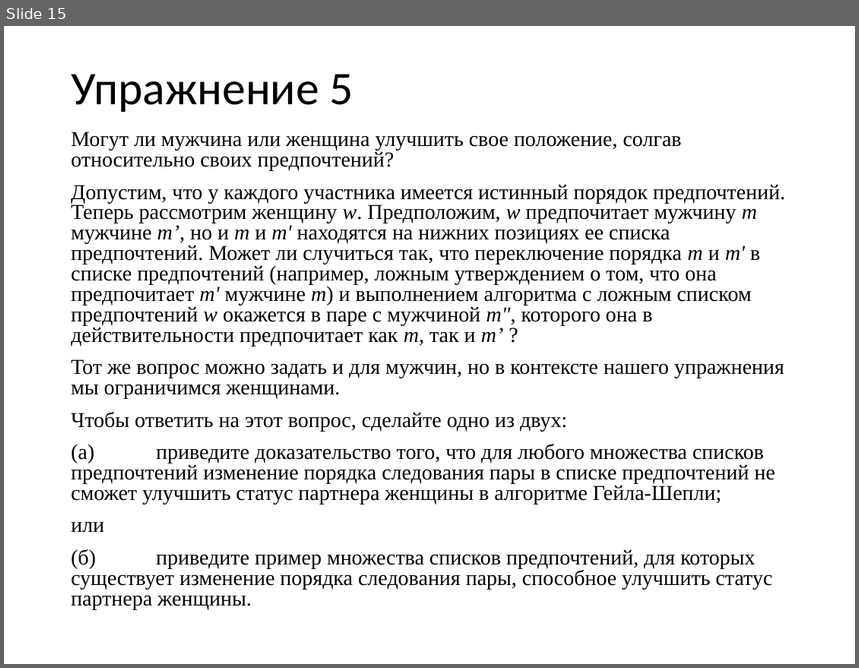
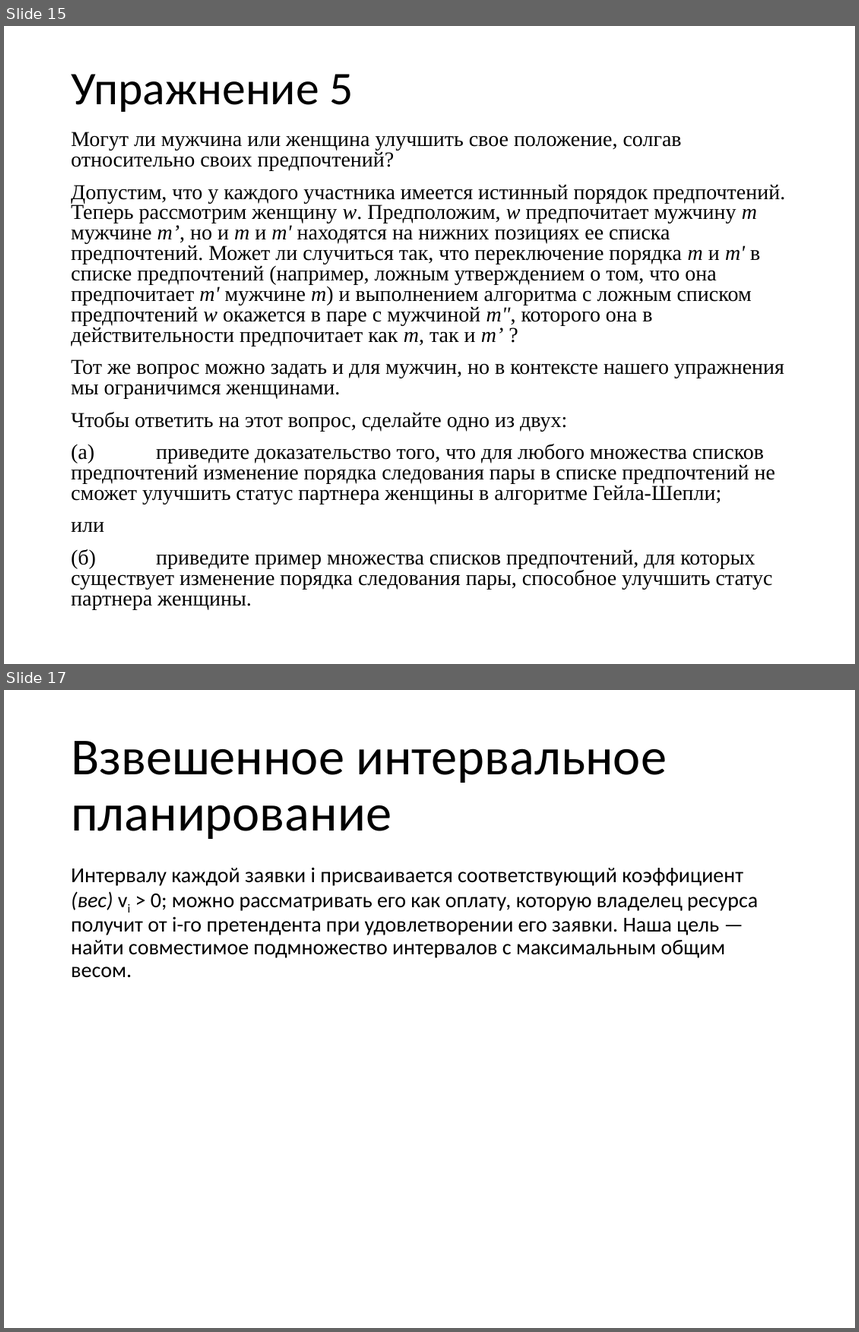
Before and after one commit to sudakov/algo-lab, a slide deck: practice.pptx. Shown one above the other, each under a label of ours: slide 15 before the commit, slides 15 and 17 after it; the slides between them are not shown. The pictures are 859x668 and 859x1332 pixels, drawn with LibreOffice and Linux fonts; fonts in the diff are those of the drawing. Boxes give left, top, right and bottom in pixels: in the first picture for what was removed or moved away, otherwise in the second. Text is boxed around its words. In the diff, an @@ line names an element or a change of style, - is before the commit and + after.

```diff
--- a/practice.pptx
+++ b/practice.pptx
@@ slide 17 added at (4, 690, 855, 1328), background #FFFFFF @@
@@ title added at (71, 741, 667, 839), 44 pt, text #000000 @@
+Взвешенное интервальное планирование
@@ text added at (71, 867, 758, 978), 18 pt, text #000000 @@
+Интервалу каждой заявки i присваивается соответствующий коэффициент (вес) vi > 0; можно рассматривать его как оплату, которую владелец ресурса получит от i-го претендента при удовлетворении его заявки. Наша цель — найти совместимое подмножество интервалов с максимальным общим весом.
```
Also in this commit, not shown: 1 slide changed, 14 other slides added, 1 other file.
